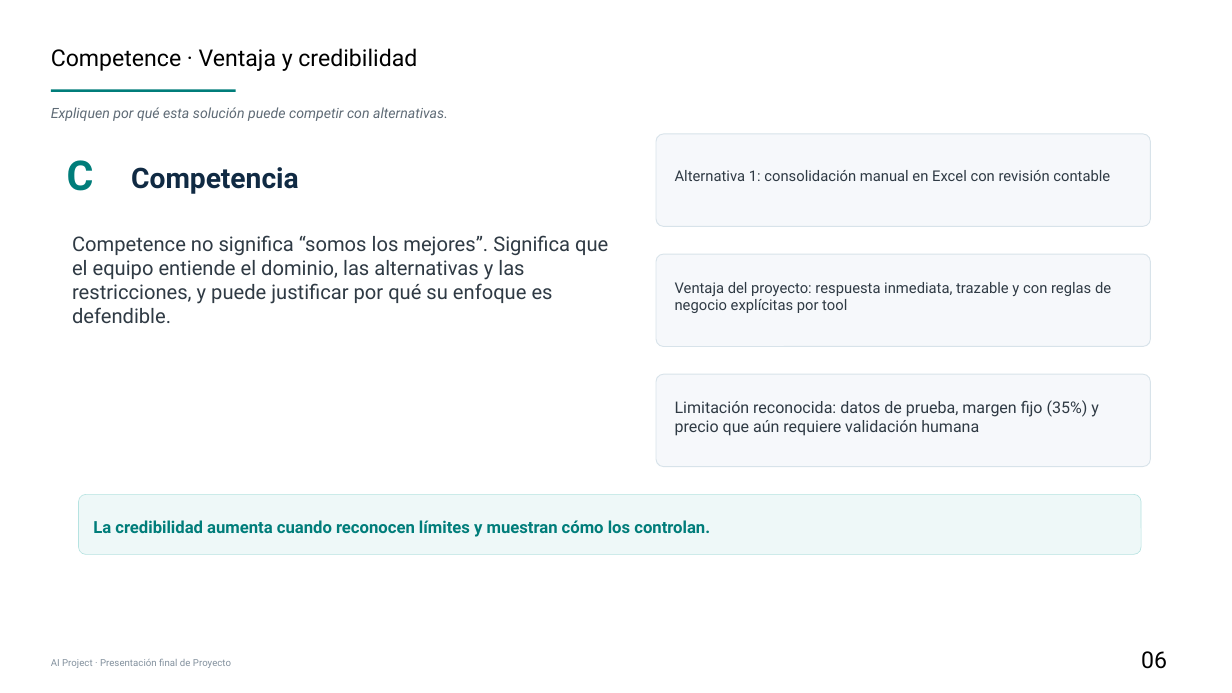
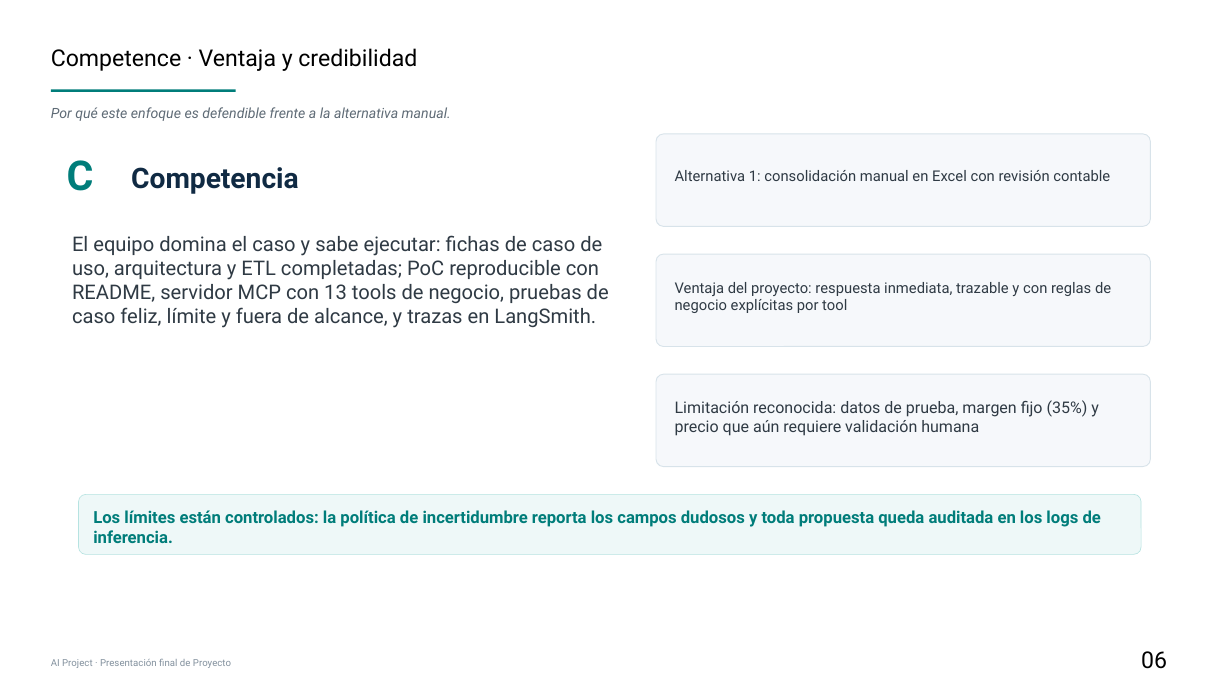
Before and after one commit to IsmaelFlamenco/finalProyectBSG-Ismael, a slide deck: slide 7 of PitchFinalNABC_AgenteCostosEditoriales.pptx. Drawn at 1232x693 pixels with LibreOffice and Linux fonts; fonts in the diff are those of the drawing. Boxes give left, top, right and bottom in pixels: in the first picture for what was removed or moved away, otherwise in the second. Text is boxed around its words. In the diff, an @@ line names an element or a change of style, - is before the commit and + after.

```diff
--- a/PitchFinalNABC_AgenteCostosEditoriales.pptx
+++ b/PitchFinalNABC_AgenteCostosEditoriales.pptx
@@ text at (51,107,451,121): text changed @@
-Expliquen por qué esta solución puede competir con alternativas.
+Por qué este enfoque es defendible frente a la alternativa manual.
@@ text at (72,235,609,328): text changed @@
-Competence no significa “somos los mejores”. Significa que el equipo entiende el dominio, las alternativas y las restricciones, y puede justificar por qué su enfoque es defendible.
+El equipo domina el caso y sabe ejecutar: fichas de caso de uso, arquitectura y ETL completadas; PoC reproducible con README, servidor MCP con 13 tools de negocio, pruebas de caso feliz, límite y fuera de alcance, y trazas en LangSmith.
@@ text at (93,510,1101,543): text changed @@
-La credibilidad aumenta cuando reconocen límites y muestran cómo los controlan.
+Los límites están controlados: la política de incertidumbre reporta los campos dudosos y toda propuesta queda auditada en los logs de inferencia.
```
Also in this commit, not shown: 7 other slides changed, 4 other files.
